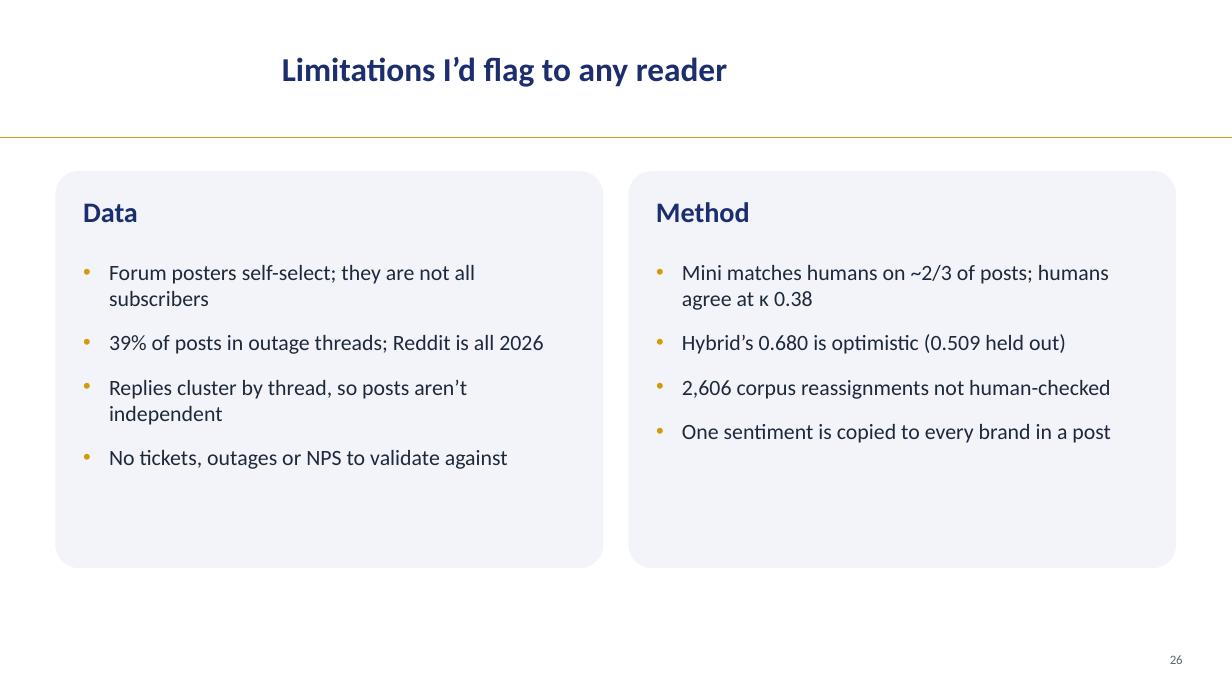
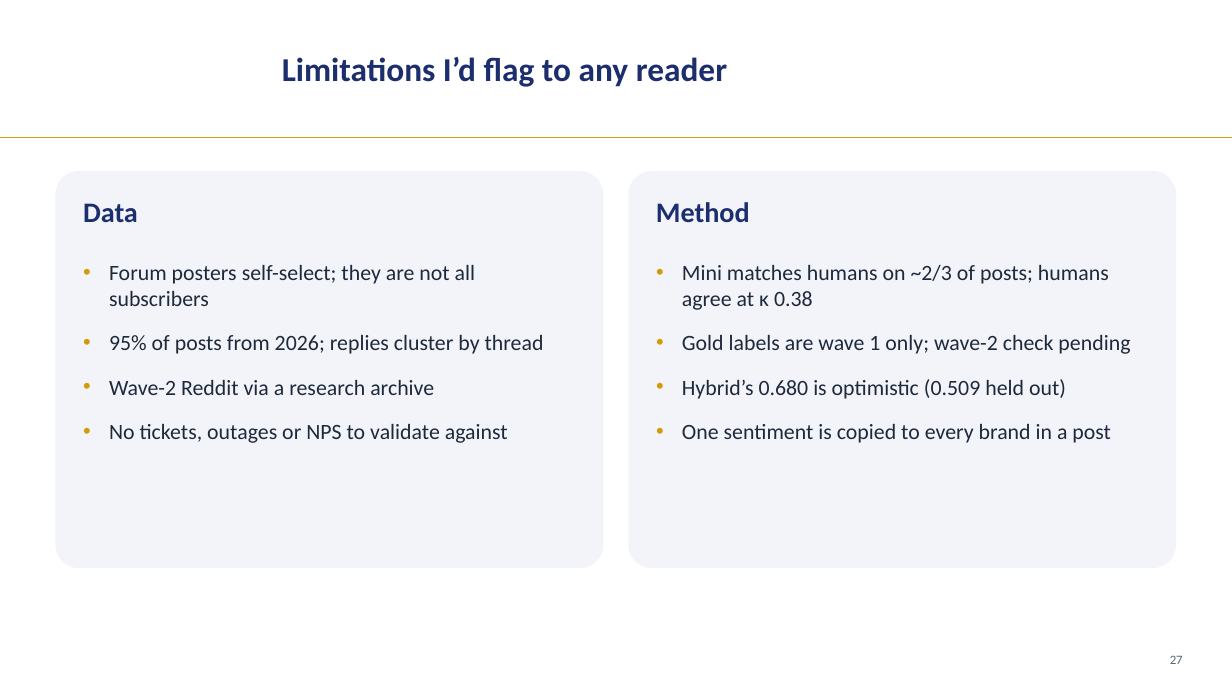
Before and after one commit to LizLicense/Public-Sentiment-Analysis-LLM-powered-Issue-Extraction, a slide deck: slide 27 of presentation/capstone_walkthrough.pptx (slide 26 before the commit). Drawn at 1232x693 pixels with LibreOffice and Linux fonts; fonts in the diff are those of the drawing; background and template pictures are left out. Boxes give left, top, right and bottom in pixels: in the first picture for what was removed or moved away, otherwise in the second. Text is boxed around its words. In the diff, an @@ line names an element or a change of style, - is before the commit and + after.

```diff
--- a/presentation/capstone_walkthrough.pptx
+++ b/presentation/capstone_walkthrough.pptx
@@ text at [109, 335, 544, 395]: text changed @@
-• 39% of posts in outage threads; Reddit is all 2026
-• Replies cluster by thread, so posts aren’t independent
+• 95% of posts from 2026; replies cluster by thread
+• Wave-2 Reddit via a research archive
@@ text at [682, 335, 1130, 354]: paragraph added @@
+• Gold labels are wave 1 only; wave-2 check pending
@@ text at [682, 380, 1110, 399]: paragraph removed @@
-• 2,606 corpus reassignments not human-checked
@@ text at [1170, 655, 1183, 664]: text changed @@
-26
+27
```
Also in this commit, not shown: 17 other slides changed, 1 slide added, 13 other files.
